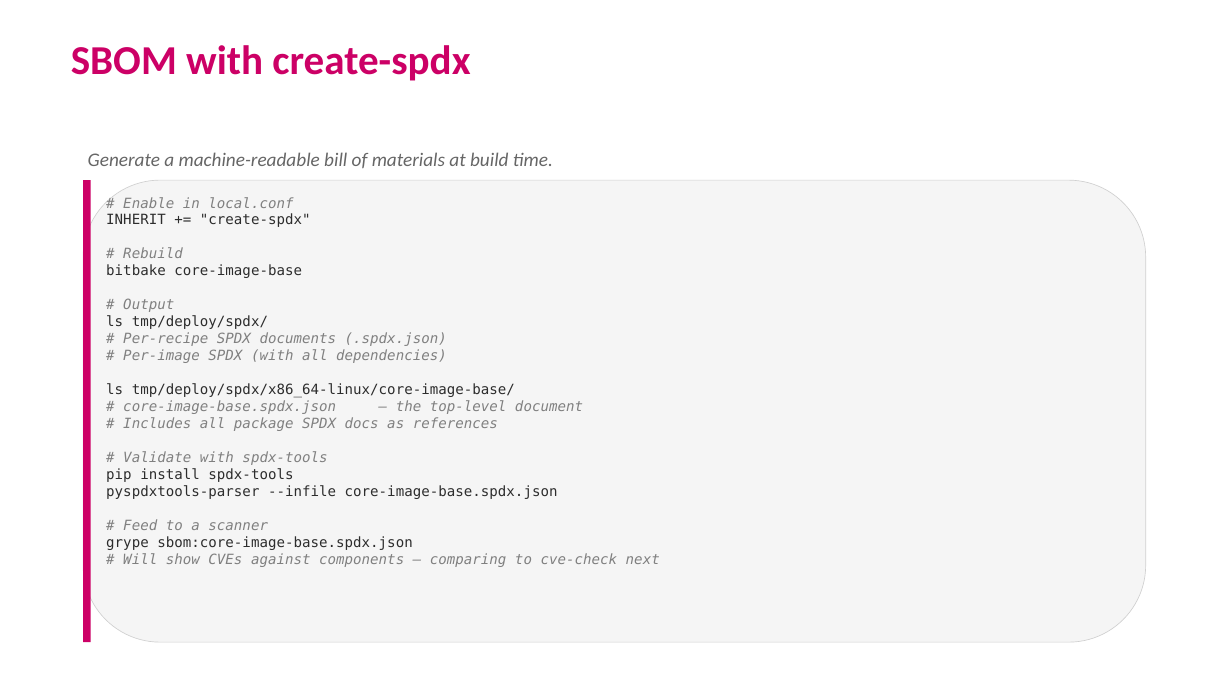
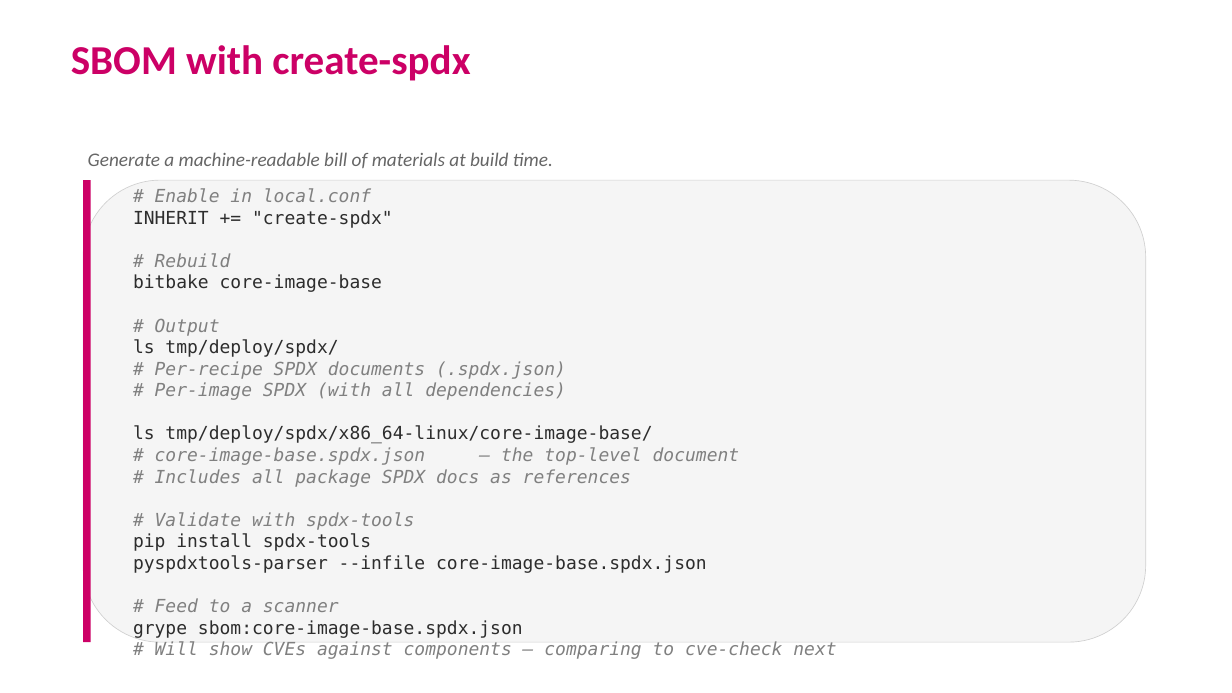
Before and after one commit to EmertxeInfoTech/Allegion-Training-Materials, a slide deck: slide 9 of yocto_training_all_session_decks/session_decks/D3S7_License_SBOM.pptx. Drawn at 1232x693 pixels with LibreOffice and Linux fonts; fonts in the diff are those of the drawing; background and template pictures are left out. Boxes give left, top, right and bottom in pixels: in the first picture for what was removed or moved away, otherwise in the second. Text is boxed around its words. In the diff, an @@ line names an element or a change of style, - is before the commit and + after.

```diff
--- a/yocto_training_all_session_decks/session_decks/D3S7_License_SBOM.pptx
+++ b/yocto_training_all_session_decks/session_decks/D3S7_License_SBOM.pptx
@@ text "# Enable in local.conf": place and size @@
-text "# Enable in local.conf" at box(106, 197, 660, 567)
+text "# Enable in local.conf" at box(133, 188, 836, 659)
@@ text "# Enable in local.conf" at box(133, 188, 836, 659): size 11 to 14 pt @@
```
Also in this commit, not shown: 8 other slides changed, 17 other files.
